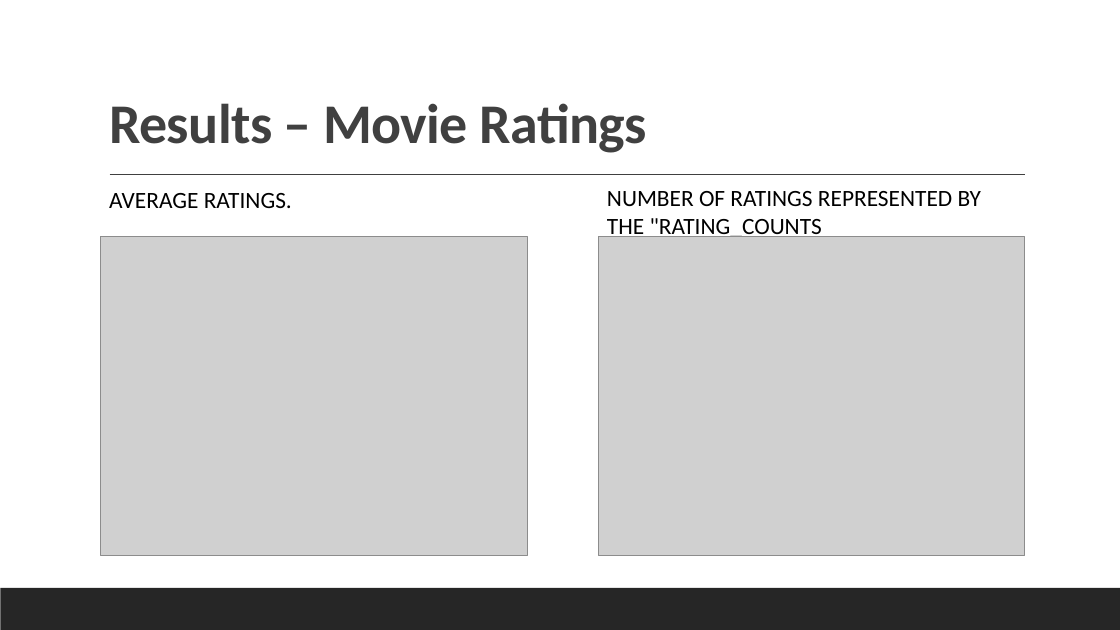
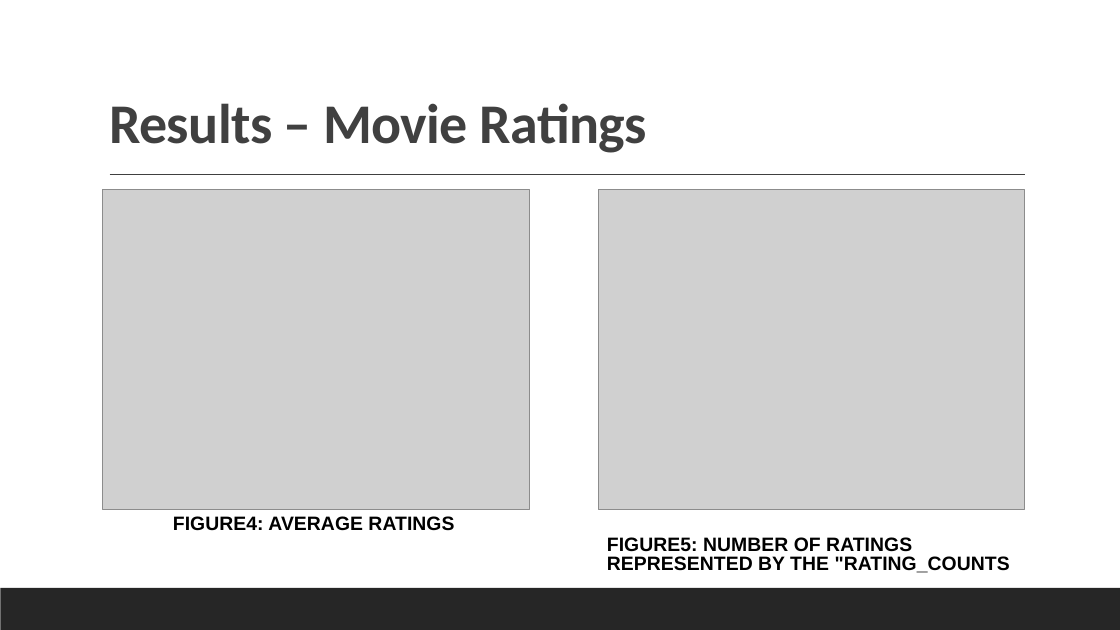
Before and after one commit to Data-Mining-Algorithms/Data-Mining-Algorithms, a slide deck: slide 9 of Data Mining presentation.pptx. Drawn at 1120x630 pixels with LibreOffice and Linux fonts; fonts in the diff are those of the drawing; grey boxes stand for pictures. Boxes give left, top, right and bottom in pixels: in the first picture for what was removed or moved away, otherwise in the second. Text is boxed around its words. In the diff, an @@ line names an element or a change of style, - is before the commit and + after.

```diff
--- a/Data Mining presentation.pptx
+++ b/Data Mining presentation.pptx
@@ picture: place and size @@
-picture at <box>101,237,527,556</box>
+picture at <box>103,190,528,509</box>
@@ picture: place and size @@
-picture at <box>599,237,1025,556</box>
+picture at <box>599,190,1025,509</box>
@@ text at <box>173,516,454,531</box>: text changed; size 20 to 16.6 pt; font Calibri to Arial; bold on @@
-AVERAGE RATINGS.
+FIGURE4: AVERAGE RATINGS
@@ text at <box>607,537,1010,573</box>: text changed; size 20 to 16.6 pt; font Calibri to Arial; bold on @@
-NUMBER OF RATINGS REPRESENTED BY THE "RATING_COUNTS
+FIGURE5: NUMBER OF RATINGS REPRESENTED BY THE "RATING_COUNTS
```
Also in this commit, not shown: 9 other slides changed, 3 other files.
